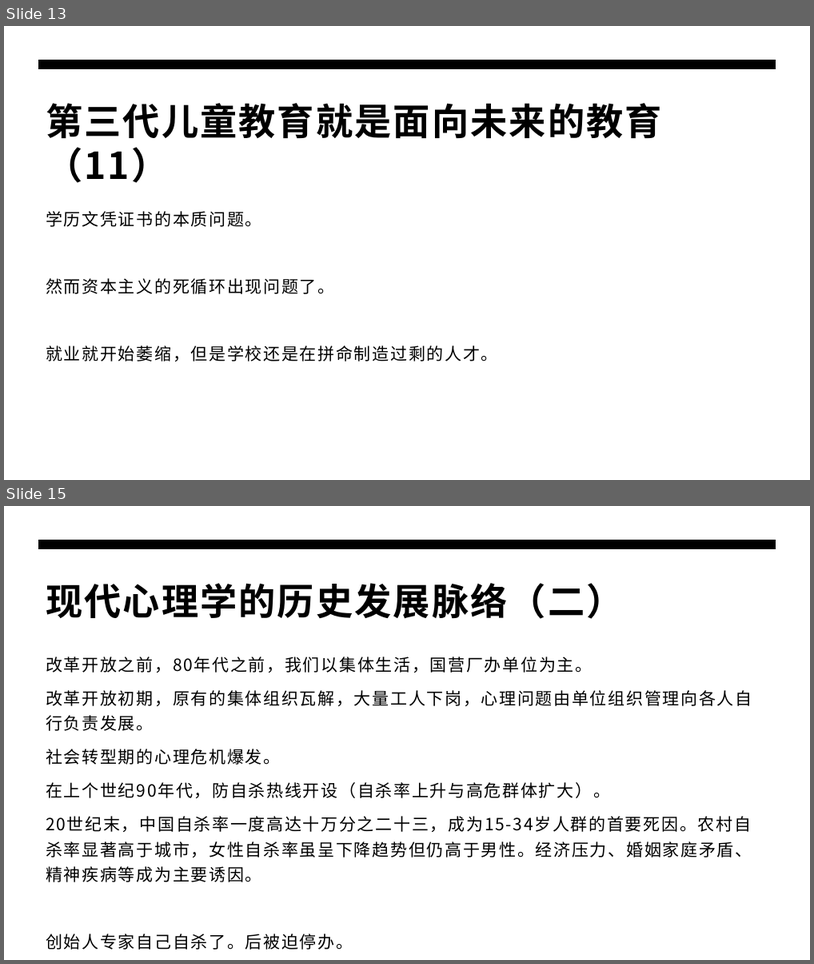
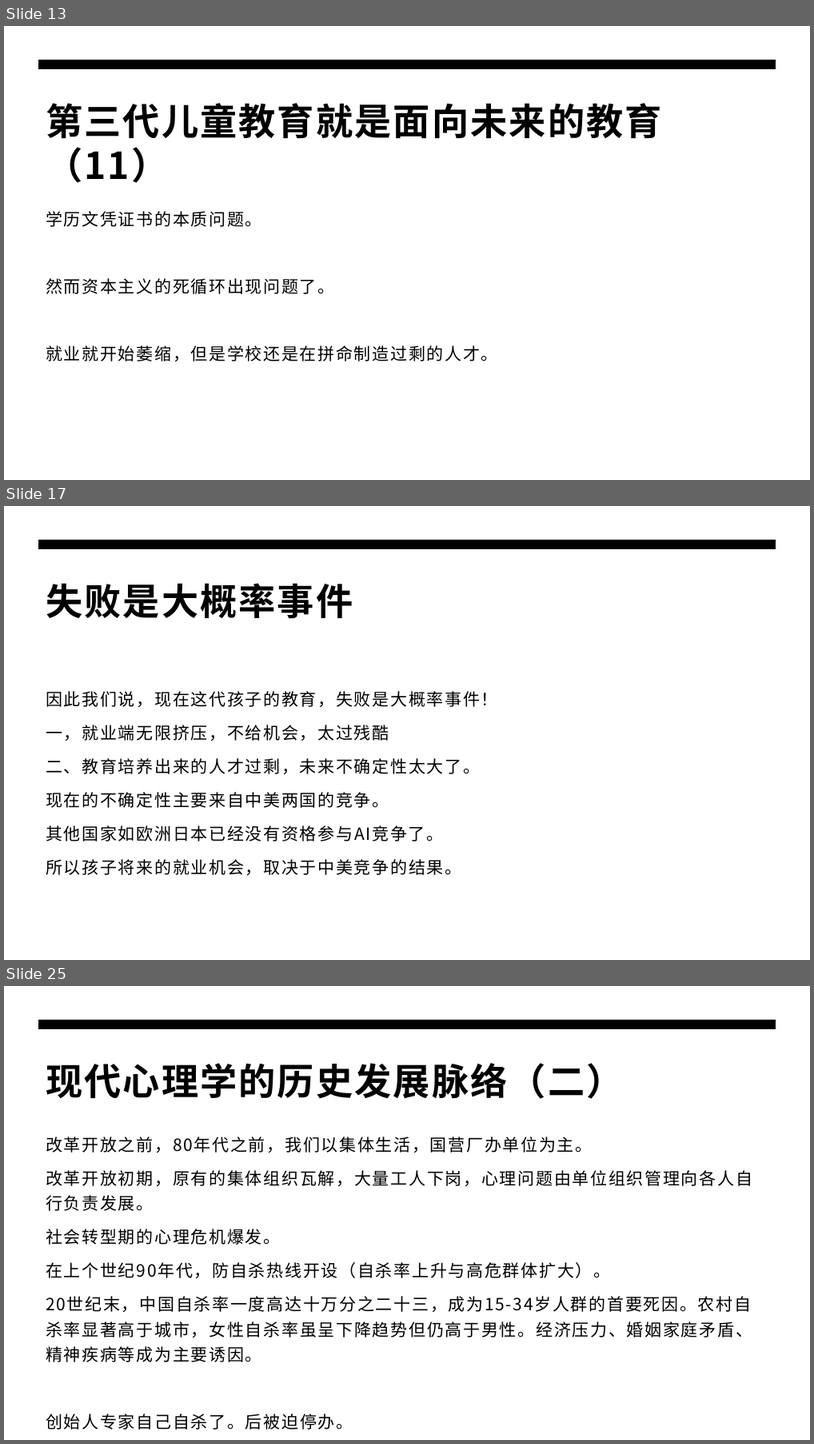
Before and after one commit to panxibei/writing, a slide deck: 44_心理学/24_浥尘伙伴社团原创：浥尘智慧家长课堂/AI时代高智慧家长私教课/父母公开课/父母公开课.pptx. Shown one above the other, each under a label of ours: slides 13 and 15 before the commit, slides 13, 17 and 25 after it; the slides between them are not shown. The pictures are 814x964 and 814x1444 pixels, drawn with LibreOffice and Linux fonts; fonts in the diff are those of the drawing. Boxes give left, top, right and bottom in pixels: in the first picture for what was removed or moved away, otherwise in the second. Text is boxed around its words. In the diff, an @@ line names an element or a change of style, - is before the commit and + after.

```diff
--- a/44_心理学/24_浥尘伙伴社团原创：浥尘智慧家长课堂/AI时代高智慧家长私教课/父母公开课/父母公开课.pptx
+++ b/44_心理学/24_浥尘伙伴社团原创：浥尘智慧家长课堂/AI时代高智慧家长私教课/父母公开课/父母公开课.pptx
@@ slide 17 added at box(4, 506, 810, 960), background #FFFFFF; not listed: 1 template element that a slide beside it also shows @@
@@ title added at box(46, 583, 353, 619), 44 pt, text #000000, bold @@
+失败是大概率事件
@@ text added at box(46, 691, 498, 875), 20 pt, text #000000 @@
+因此我们说，现在这代孩子的教育，失败是大概率事件！
+一，就业端无限挤压，不给机会，太过残酷
+二、教育培养出来的人才过剩，未来不确定性太大了。
+现在的不确定性主要来自中美两国的竞争。
+其他国家如欧洲日本已经没有资格参与AI竞争了。
+所以孩子将来的就业机会，取决于中美竞争的结果。
@@ what was slide 15 is now slide 25 @@
```
Also in this commit, not shown: 1 slide changed, 9 other slides added.
